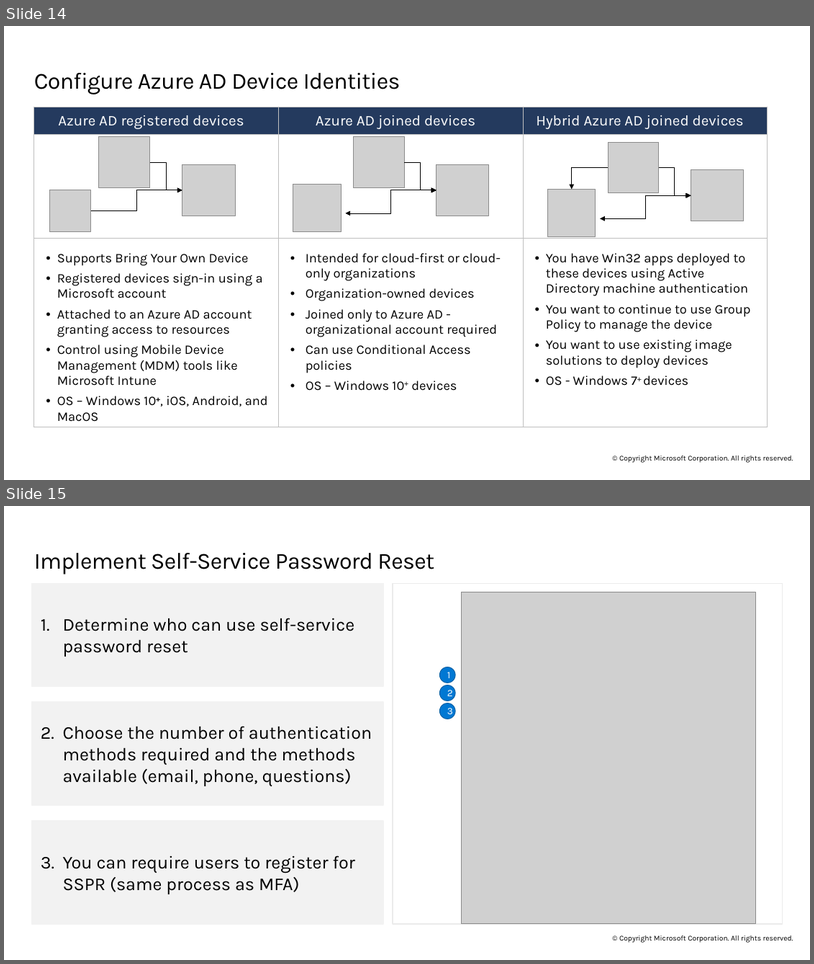
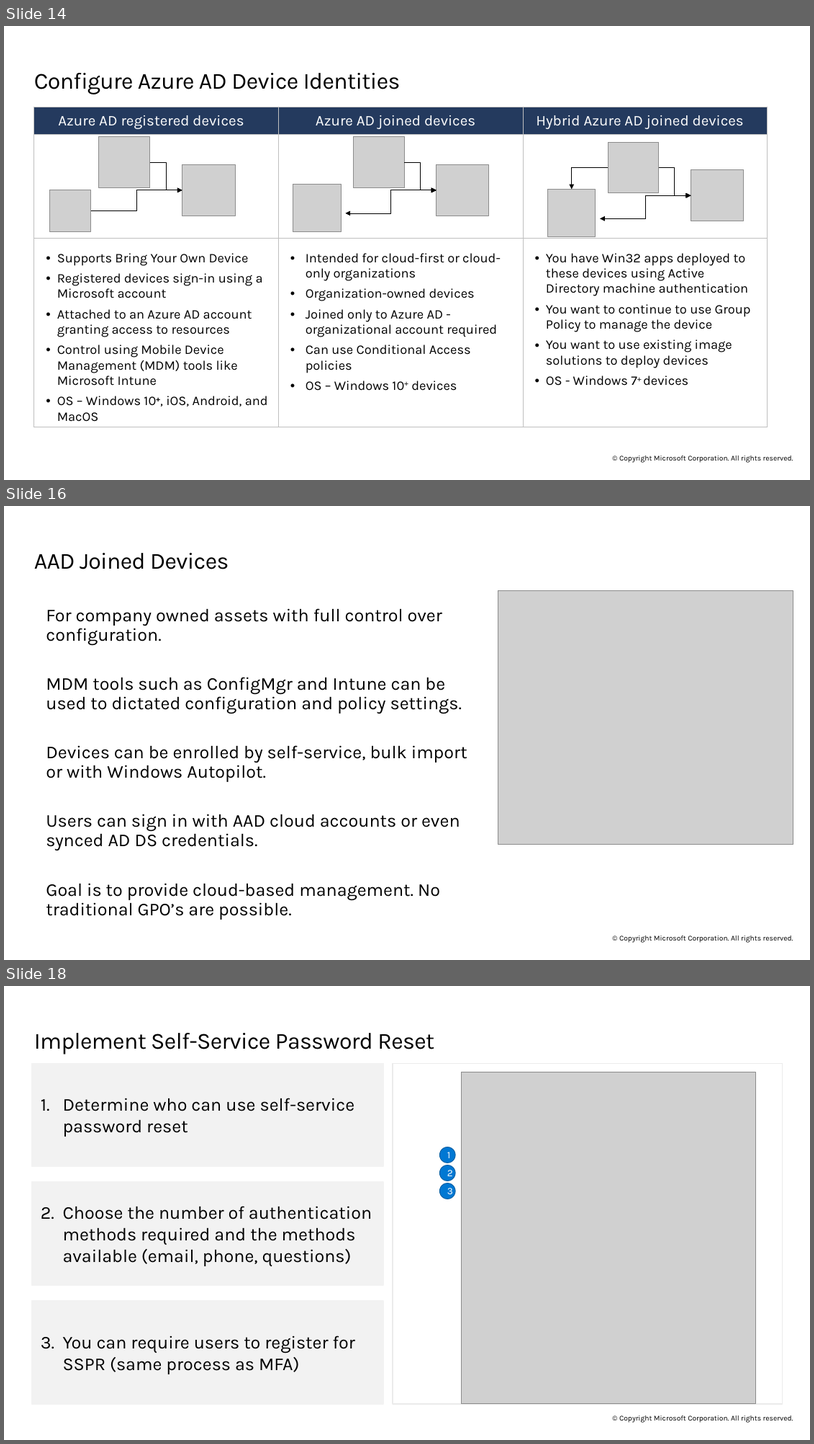
Before and after one commit to ryanpbetts/az-104-material, a slide deck: Slides/AZ-104T00A-ENU-PowerPoint_01 - done.pptx. Shown one above the other, each under a label of ours: slides 14 and 15 before the commit, slides 14, 16 and 18 after it; the slides between them are not shown. The pictures are 814x964 and 814x1444 pixels, drawn with LibreOffice and Linux fonts; fonts in the diff are those of the drawing; grey boxes stand for pictures. Boxes give left, top, right and bottom in pixels: in the first picture for what was removed or moved away, otherwise in the second. Text is boxed around its words. In the diff, an @@ line names an element or a change of style, - is before the commit and + after.

```diff
--- a/Slides/AZ-104T00A-ENU-PowerPoint_01 - done.pptx
+++ b/Slides/AZ-104T00A-ENU-PowerPoint_01 - done.pptx
@@ slide 16 added at box(4, 506, 810, 960), background #FFFFFF; not listed: 1 template element that a slide beside it also shows @@
@@ title added at box(34, 553, 229, 569), 28 pt, text #000000 @@
+AAD Joined Devices
@@ picture added at box(499, 591, 794, 844) @@
@@ text added at box(46, 608, 468, 919), 22 pt, text #000000 @@
+For company owned assets with full control over configuration.
+MDM tools such as ConfigMgr and Intune can be used to dictated configuration and policy settings.
+Devices can be enrolled by self-service, bulk import or with Windows Autopilot.
+Users can sign in with AAD cloud accounts or even synced AD DS credentials.
+Goal is to provide cloud-based management. No traditional GPO’s are possible.
@@ what was slide 15 is now slide 18 @@
```
Also in this commit, not shown: 2 other slides added, 3 other files.
